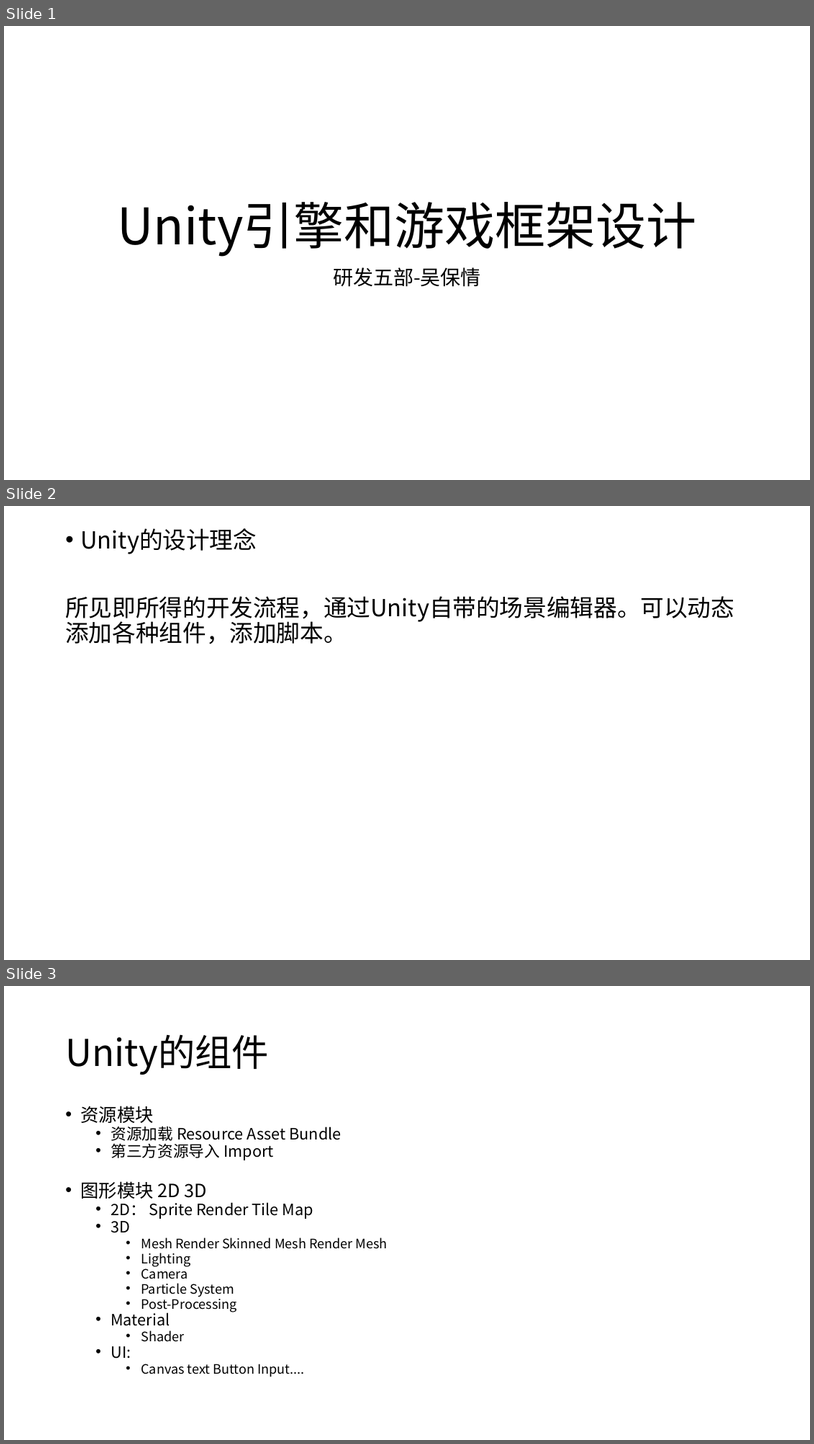
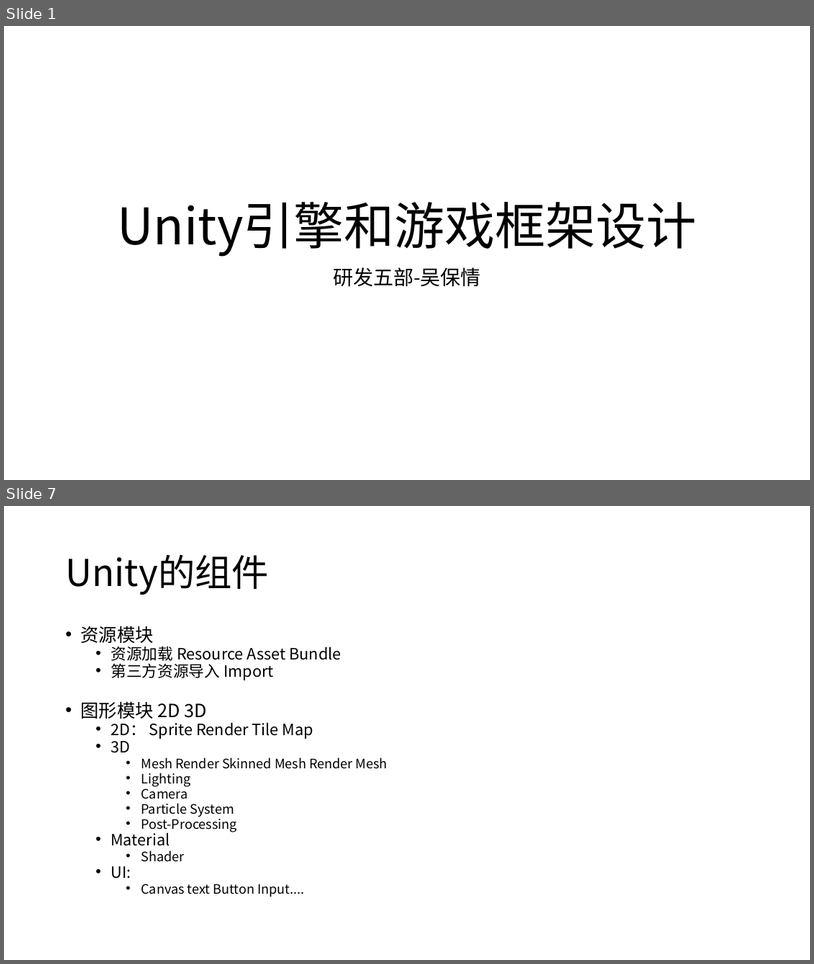
Before and after one commit to mshandle/GStar, a slide deck: Document/培训PPT.pptx. Shown one above the other, each under a label of ours: slides 1, 2 and 3 before the commit, slides 1 and 7 after it; the slides between them are not shown. The pictures are 814x1444 and 814x964 pixels, drawn with LibreOffice and Linux fonts; fonts in the diff are those of the drawing. Boxes give left, top, right and bottom in pixels: in the first picture for what was removed or moved away, otherwise in the second. Text is boxed around its words. In the diff, an @@ line names an element or a change of style, - is before the commit and + after.

```diff
--- a/Document/培训PPT.pptx
+++ b/Document/培训PPT.pptx
@@ slide 2 removed at box(4, 506, 810, 960), background #FFFFFF @@
@@ text removed at box(65, 528, 735, 644) @@
-• Unity的设计理念
-所见即所得的开发流程，通过Unity自带的场景编辑器。可以动态添加各种组件，添加脚本。
@@ what was slide 3 is now slide 7 @@
```
Also in this commit, not shown: 6 slides added, 1 other slide removed, 12 other files.
